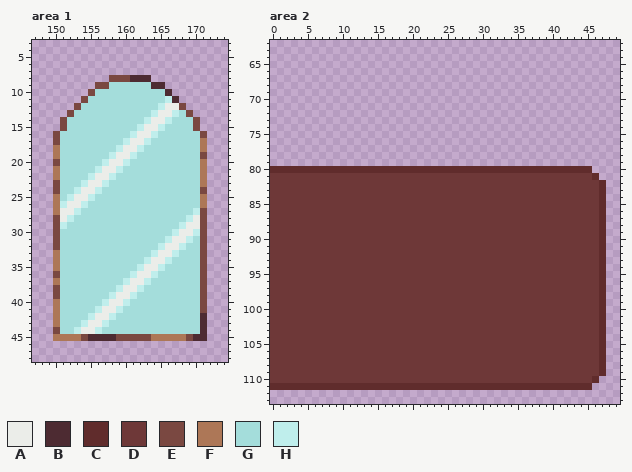
A pixel-art file gets an edit: assets/ld51.aseprite. This is how it looked before the edit.
512x512 pixels, 1 frame. Colours within 5 levels of each other are drawn and written as one. Shown: area 1: x 147..174, y 3..48; area 2: x 0..49, y 62..113. The commit also changed other parts of the picture, which this record leaves out.
Visible layers, top first: "Client", "Fauteuil", "Mirroir", "Briques", "Sol + mur".
Palette (. is transparent): A #ebede9  B #4d2b32  C #602c2c  D #6e3838  E #7a4841  F #ad7757  G #a4dddb  H #bfeeec
Pixels before, area 1, first column x 150:
 8 ........EEEBBB........
 9 ......EEGGGGGGBB......
10 .....EGGGGGGGGGGB.....
11 ....EGGGGGGGGGGGHB....
12 ...EGGGGGGGGGGGHAAE...
13 ..EGGGGGGGGGGGHAAHGE..
14 .EGGGGGGGGGGGHAAHGGGE.
15 .EGGGGGGGGGGHAAHGGGGE.
16 EGGGGGGGGGGHAAHGGGGGGE
17 EGGGGGGGGGHAAHGGGGGGGF
18 FGGGGGGGGHAAHGGGGGGGGF
19 FGGGGGGGHAAHGGGGGGGGGE
20 EGGGGGGHAAHGGGGGGGGGGF
21 FGGGGGHAAHGGGGGGGGGGGF
22 FGGGGHAAHGGGGGGGGGGGGF
23 EGGGHAAHGGGGGGGGGGGGGF
24 EGGHAAHGGGGGGGGGGGGGGE
25 FGHAAHGGGGGGGGGGGGGGGF
26 FHAAHGGGGGGGGGGGGGGGGF
27 FAAHGGGGGGGGGGGGGGGGHE
28 EAHGGGGGGGGGGGGGGGGHAE
29 EHGGGGGGGGGGGGGGGGHAAE
30 EGGGGGGGGGGGGGGGGHAAHE
31 EGGGGGGGGGGGGGGGHAAHGE
32 EGGGGGGGGGGGGGGHAAHGGE
33 FGGGGGGGGGGGGGHAAHGGGE
34 FGGGGGGGGGGGGHAAHGGGGE
35 FGGGGGGGGGGGHAAHGGGGGE
36 EGGGGGGGGGGHAAHGGGGGGE
37 FGGGGGGGGGHAAHGGGGGGGE
38 EGGGGGGGGHAAHGGGGGGGGE
39 EGGGGGGGHAAHGGGGGGGGGE
40 FGGGGGGHAAHGGGGGGGGGGE
41 FGGGGGHAAHGGGGGGGGGGGE
42 FGGGGHAAHGGGGGGGGGGGGB
43 FGGGHAAHGGGGGGGGGGGGGB
44 EGGHAAHGGGGGGGGGGGGGGB
45 FFFFEBBBBEEEEEFFFFFEBB
Pixels before, area 2 (only the part around the change), first column x 0:
 62 ..................................................
 63 ..................................................
 64 ..................................................
 65 ..................................................
 66 ..................................................
 67 ..................................................
 68 ..................................................
 69 ..................................................
 70 ..................................................
 71 ..................................................
 72 ..................................................
 73 ..................................................
 74 ..................................................
 75 ..................................................
 76 ..................................................
 77 ..................................................
 78 ..................................................
 79 ..................................................
 80 CCCCCCCCCCCCCCCCCCCCCCCCCCCCCCCCCCCCCCCCCCCCCC....
 81 DDDDDDDDDDDDDDDDDDDDDDDDDDDDDDDDDDDDDDDDDDDDDDC...
 82 DDDDDDDDDDDDDDDDDDDDDDDDDDDDDDDDDDDDDDDDDDDDDDDC..
 83 DDDDDDDDDDDDDDDDDDDDDDDDDDDDDDDDDDDDDDDDDDDDDDDC..
 84 DDDDDDDDDDDDDDDDDDDDDDDDDDDDDDDDDDDDDDDDDDDDDDDC..
 85 DDDDDDDDDDDDDDDDDDDDDDDDDDDDDDDDDDDDDDDDDDDDDDDC..
 86 DDDDDDDDDDDDDDDDDDDDDDDDDDDDDDDDDDDDDDDDDDDDDDDC..
 87 DDDDDDDDDDDDDDDDDDDDDDDDDDDDDDDDDDDDDDDDDDDDDDDC..
 88 DDDDDDDDDDDDDDDDDDDDDDDDDDDDDDDDDDDDDDDDDDDDDDDC..
 89 DDDDDDDDDDDDDDDDDDDDDDDDDDDDDDDDDDDDDDDDDDDDDDDC..
 90 DDDDDDDDDDDDDDDDDDDDDDDDDDDDDDDDDDDDDDDDDDDDDDDC..
 91 DDDDDDDDDDDDDDDDDDDDDDDDDDDDDDDDDDDDDDDDDDDDDDDC..
 92 DDDDDDDDDDDDDDDDDDDDDDDDDDDDDDDDDDDDDDDDDDDDDDDC..
 93 DDDDDDDDDDDDDDDDDDDDDDDDDDDDDDDDDDDDDDDDDDDDDDDC..
 94 DDDDDDDDDDDDDDDDDDDDDDDDDDDDDDDDDDDDDDDDDDDDDDDC..
 95 DDDDDDDDDDDDDDDDDDDDDDDDDDDDDDDDDDDDDDDDDDDDDDDC..
 96 DDDDDDDDDDDDDDDDDDDDDDDDDDDDDDDDDDDDDDDDDDDDDDDC..
 97 DDDDDDDDDDDDDDDDDDDDDDDDDDDDDDDDDDDDDDDDDDDDDDDC..
 98 DDDDDDDDDDDDDDDDDDDDDDDDDDDDDDDDDDDDDDDDDDDDDDDC..
 99 DDDDDDDDDDDDDDDDDDDDDDDDDDDDDDDDDDDDDDDDDDDDDDDC..
100 DDDDDDDDDDDDDDDDDDDDDDDDDDDDDDDDDDDDDDDDDDDDDDDC..
101 DDDDDDDDDDDDDDDDDDDDDDDDDDDDDDDDDDDDDDDDDDDDDDDC..
102 DDDDDDDDDDDDDDDDDDDDDDDDDDDDDDDDDDDDDDDDDDDDDDDC..
103 DDDDDDDDDDDDDDDDDDDDDDDDDDDDDDDDDDDDDDDDDDDDDDDC..
104 DDDDDDDDDDDDDDDDDDDDDDDDDDDDDDDDDDDDDDDDDDDDDDDC..
105 DDDDDDDDDDDDDDDDDDDDDDDDDDDDDDDDDDDDDDDDDDDDDDDC..
106 DDDDDDDDDDDDDDDDDDDDDDDDDDDDDDDDDDDDDDDDDDDDDDDC..
107 DDDDDDDDDDDDDDDDDDDDDDDDDDDDDDDDDDDDDDDDDDDDDDDC..
108 DDDDDDDDDDDDDDDDDDDDDDDDDDDDDDDDDDDDDDDDDDDDDDDC..
109 DDDDDDDDDDDDDDDDDDDDDDDDDDDDDDDDDDDDDDDDDDDDDDDC..
110 DDDDDDDDDDDDDDDDDDDDDDDDDDDDDDDDDDDDDDDDDDDDDDC...
111 CCCCCCCCCCCCCCCCCCCCCCCCCCCCCCCCCCCCCCCCCCCCCC....
112 ..................................................
113 ..................................................
The result:
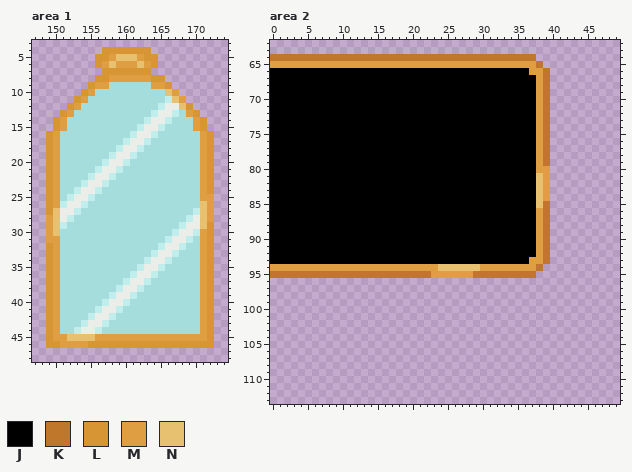
Colours new in this view: J #000000  K #be772b  L #d89533  M #de9e41  N #e8c170
Change:
Changed rows in their new state; - is an unchanged pixel.
Area 1, layer "Mirroir":
first column x 149:
 4 --------LLLLLLL---------
 5 -------LLMNNNMLL--------
 6 -------LMNMMMNML--------
 7 --------LLLLLLL---------
 8 -------LLMMMMMMLL-------
 9 ------LMM------MML------
10 -----LM----------NM-----
11 ----LM------------NM----
12 ---LM--------------NL---
13 --LM----------------ML--
14 -LM------------------ML-
15 -LM------------------ML-
16 LM--------------------ML
17 LM--------------------ML
18 LM--------------------ML
19 LM--------------------ML
20 LM--------------------ML
21 LM--------------------ML
22 LM--------------------ML
23 LM--------------------ML
24 LM--------------------ML
25 LM--------------------MM
26 LM--------------------NM
27 LN--------------------NM
28 MN--------------------NM
29 MN--------------------NL
30 MN--------------------ML
31 MM--------------------ML
32 LM--------------------ML
33 LM--------------------ML
34 LM--------------------ML
35 LM--------------------ML
36 LM--------------------ML
37 LM--------------------ML
38 LM--------------------ML
39 LM--------------------ML
40 LM--------------------ML
41 LM--------------------ML
42 LM--------------------ML
43 LM--------------------ML
44 LM--------------------ML
45 LMMNNNNMMMMMMMMMMMMMMMML
46 LLMMMMLLLLLLLLLLLLLLLLLL
Area 2, layer "Sol + mur":
first column x 0:
 64 KKKKKKKKKKKKKKKKKKKKKKKKKKKKKKKKKKKKKK----------
 65 MMMMMMMMMMMMMMMMMMMMMMMMMMMMMMMMMMMMMMK---------
 66 JJJJJJJJJJJJJJJJJJJJJJJJJJJJJJJJJJJJJMMK--------
 67 JJJJJJJJJJJJJJJJJJJJJJJJJJJJJJJJJJJJJJMK--------
 68 JJJJJJJJJJJJJJJJJJJJJJJJJJJJJJJJJJJJJJMK--------
 69 JJJJJJJJJJJJJJJJJJJJJJJJJJJJJJJJJJJJJJMK--------
 70 JJJJJJJJJJJJJJJJJJJJJJJJJJJJJJJJJJJJJJMK--------
 71 JJJJJJJJJJJJJJJJJJJJJJJJJJJJJJJJJJJJJJMK--------
 72 JJJJJJJJJJJJJJJJJJJJJJJJJJJJJJJJJJJJJJMK--------
 73 JJJJJJJJJJJJJJJJJJJJJJJJJJJJJJJJJJJJJJMK--------
 74 JJJJJJJJJJJJJJJJJJJJJJJJJJJJJJJJJJJJJJMK--------
 75 JJJJJJJJJJJJJJJJJJJJJJJJJJJJJJJJJJJJJJMK--------
 76 JJJJJJJJJJJJJJJJJJJJJJJJJJJJJJJJJJJJJJMK--------
 77 JJJJJJJJJJJJJJJJJJJJJJJJJJJJJJJJJJJJJJMK--------
 78 JJJJJJJJJJJJJJJJJJJJJJJJJJJJJJJJJJJJJJMK--------
 79 JJJJJJJJJJJJJJJJJJJJJJJJJJJJJJJJJJJJJJMK--------
 80 JJJJJJJJJJJJJJJJJJJJJJJJJJJJJJJJJJJJJJMM......--
 81 JJJJJJJJJJJJJJJJJJJJJJJJJJJJJJJJJJJJJJNM.......-
 82 JJJJJJJJJJJJJJJJJJJJJJJJJJJJJJJJJJJJJJNM........
 83 JJJJJJJJJJJJJJJJJJJJJJJJJJJJJJJJJJJJJJNM........
 84 JJJJJJJJJJJJJJJJJJJJJJJJJJJJJJJJJJJJJJNM........
 85 JJJJJJJJJJJJJJJJJJJJJJJJJJJJJJJJJJJJJJNK........
 86 JJJJJJJJJJJJJJJJJJJJJJJJJJJJJJJJJJJJJJMK........
 87 JJJJJJJJJJJJJJJJJJJJJJJJJJJJJJJJJJJJJJMK........
 88 JJJJJJJJJJJJJJJJJJJJJJJJJJJJJJJJJJJJJJMK........
 89 JJJJJJJJJJJJJJJJJJJJJJJJJJJJJJJJJJJJJJMK........
 90 JJJJJJJJJJJJJJJJJJJJJJJJJJJJJJJJJJJJJJMK........
 91 JJJJJJJJJJJJJJJJJJJJJJJJJJJJJJJJJJJJJJMK........
 92 JJJJJJJJJJJJJJJJJJJJJJJJJJJJJJJJJJJJJJMK........
 93 JJJJJJJJJJJJJJJJJJJJJJJJJJJJJJJJJJJJJMMK........
 94 MMMMMMMMMMMMMMMMMMMMMMMMNNNNNNMMMMMMMMK.........
 95 KKKKKKKKKKKKKKKKKKKKKKKMMMMMMKKKKKKKKK..........
 96 ................................................
 97 ................................................
 98 ................................................
 99 ................................................
100 ................................................
101 ................................................
102 ................................................
103 ................................................
104 ................................................
105 ................................................
106 ................................................
107 ................................................
108 ................................................
109 ................................................
110 ...............................................-
111 ..............................................--
Changed places in both pictures, as pixel boxes (x1, y1, x2, y2):
changed: (46, 47, 214, 348)
changed: (270, 54, 606, 390)
